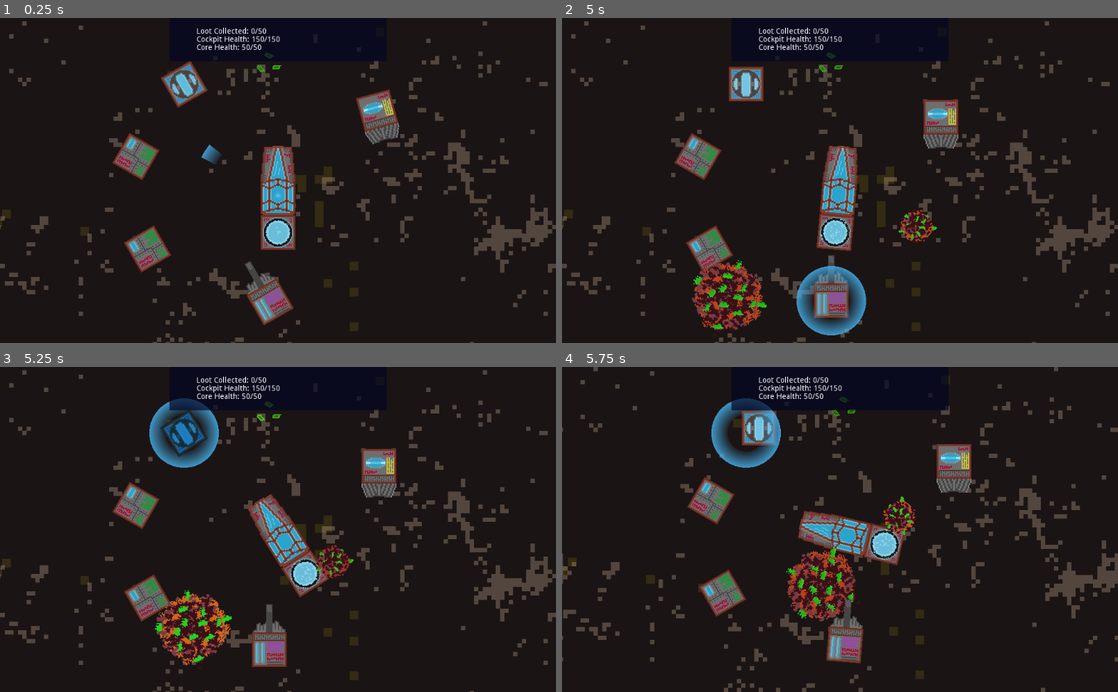
Above: before the commit, frames 1-4 (two rows, left to right).
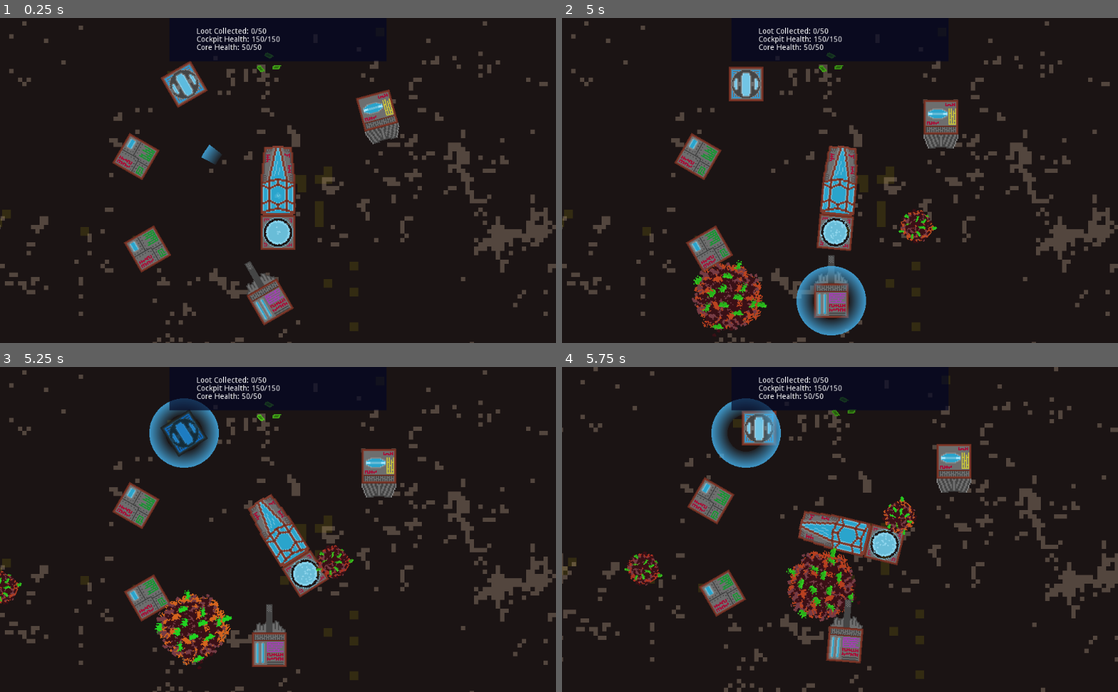
Above: after the commit, the same moments.

Repository: CiaranWoodward/LD45
Game: Godot game, scene res://Space.tscn
Same seed, same stepped clock (60 frames per second), same inputs: the game is played once before the commit and once after it.
Inputs (mouse positions are in pixels of both pictures, inside the frame that each line leads up to):
- Up to frame 1 (0.25 s): no input
- Up to frame 2 (5 s): tap Enter at 0.5 s; hold D (rot_right) 0.53-1.28 s; hold Space (shoot) 0.53-1.28 s; click (840, 180) at 0.67 s; move the mouse to (745, 83) at 1.27 s; hold A (rot_left) 1.28-2.03 s; tap Tab (toggle_build) at 1.35, 2.85, 4.35 s; click (745, 83) at 1.42 s; move the mouse to (940, 118) at 2.02 s; hold D (rot_right) 2.03-2.78 s; hold Space (shoot) 2.03-2.78 s; click (940, 118) at 2.17 s; move the mouse to (695, 157) at 2.77 s; hold W (thrust) 2.78-3.53 s; click (695, 157) at 2.92 s; move the mouse to (712, 248) at 3.52 s; hold Space (shoot) 3.53-4.28 s; hold A (rot_left) from 3.53 s (still down); click (712, 248) at 3.67 s; move the mouse to (828, 300) at 4.27 s; click (828, 300) at 4.42 s
- Up to frame 3 (5.25 s): keep holding A (rot_left); move the mouse to (183, 432) at 5.02 s; hold Space (shoot) from 5.03 s (still down); click (183, 432) at 5.17 s
- Up to frame 4 (5.75 s): keep holding A (rot_left); keep holding Space (shoot)

Frames 1-2 are identical in both runs. In frame 3, 0.3% of the frame differs, in the area x 0-4%, y 62-74%; in frame 4, 0.4%, in the area x 11-19%, y 56-68%.

Commit message:
Fix asteroids not firing at player

Diff:
--- a/Meteor1.gd
+++ b/Meteor1.gd
@@ -14,7 +14,7 @@
 # Called when the node enters the scene tree for the first time.
 func _ready():
 	self.angular_velocity = rand_range(-2, 2)
-	var dir_to_player = self.get_global_position().direction_to(mGlobal.player_core.get_global_position())
+	var dir_to_player = self.position.direction_to(mGlobal.player_core.position)
 	self.linear_velocity = (dir_to_player * rand_range(200, 270)) + Vector2(rand_range(-20, 20), rand_range(-20, 20))
 	self.connect("body_shape_entered", self, "body_collided")
 
--- a/Space.gd
+++ b/Space.gd
@@ -40,8 +40,9 @@
 			2: newPart = preload("res://Gun.tscn").instance()
 			3: newPart = preload("res://Reactor.tscn").instance()
 		spawnedObject.append(newPart)
-		self.add_child(newPart)
+		self.add_child(newPart, true)
 		newPart.position = spawnpoint + Vector2(rand_range(-100, 100), rand_range(-100, 100))
+		newPart.rotation = rand_range(-PI, PI)
 
 
 func _on_MeteorCountdown_timeout():
@@ -57,5 +58,5 @@
 			0: newMet = preload("res://Meteor1.tscn").instance()
 			1: newMet = preload("res://Meteor2.tscn").instance()
 		spawnedObject.append(newMet)
-		self.add_child(newMet)
 		newMet.position = spawnpoint + Vector2(rand_range(-200, 200), rand_range(-200, 200))
+		self.add_child(newMet, true)
